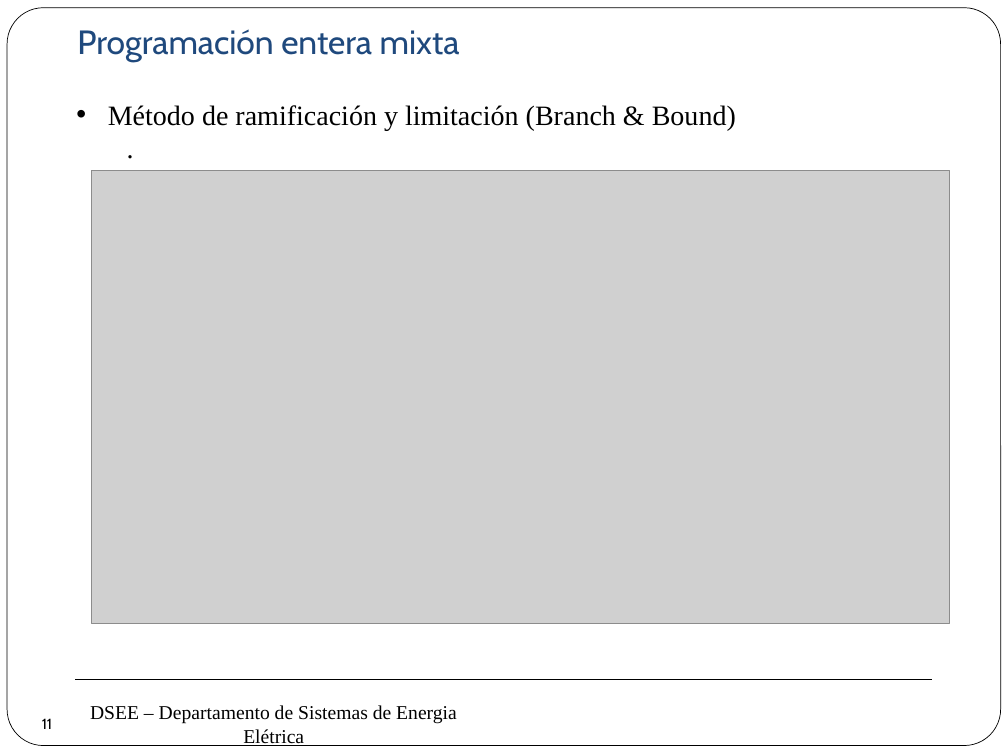
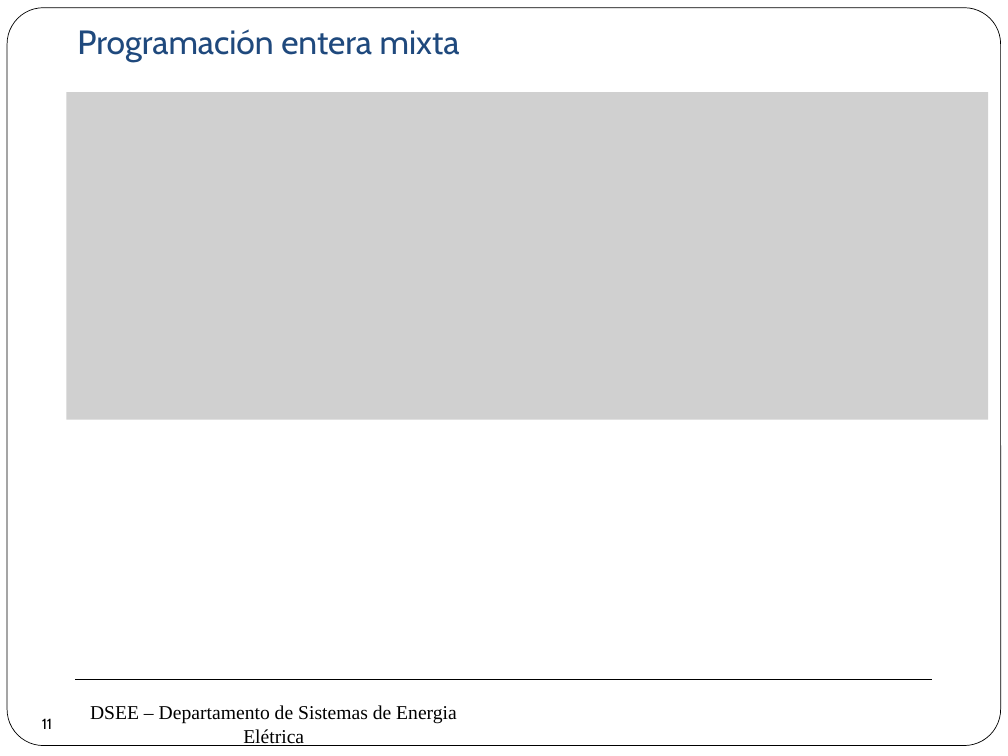
Before and after one commit to erikfilias/Power-Systems-Optimization-using-Julia-Language, a slide deck: slide 11 of 1. Lectures/Introducción a la Optimización aplicada a Sistemas de Energía Eléctrica/Dia 1/4. Programación Lineal (2).pptx. Drawn at 1008x756 pixels with LibreOffice and Linux fonts; fonts in the diff are those of the drawing; grey boxes stand for pictures; background and template pictures are left out. Boxes give left, top, right and bottom in pixels: in the first picture for what was removed or moved away, otherwise in the second. Text is boxed around its words. In the diff, an @@ line names an element or a change of style, - is before the commit and + after.

```diff
--- a/1. Lectures/Introducción a la Optimización aplicada a Sistemas de Energía Eléctrica/Dia 1/4. Programación Lineal (2).pptx
+++ b/1. Lectures/Introducción a la Optimización aplicada a Sistemas de Energía Eléctrica/Dia 1/4. Programación Lineal (2).pptx
@@ picture added at box(67, 93, 989, 420) @@
@@ text removed at box(108, 105, 736, 130) @@
-• Método de ramificación y limitación (Branch & Bound)
-  .
@@ picture removed at box(92, 170, 951, 623) @@
```
Also in this commit, not shown: 2 other slides changed, 3 slides added.
